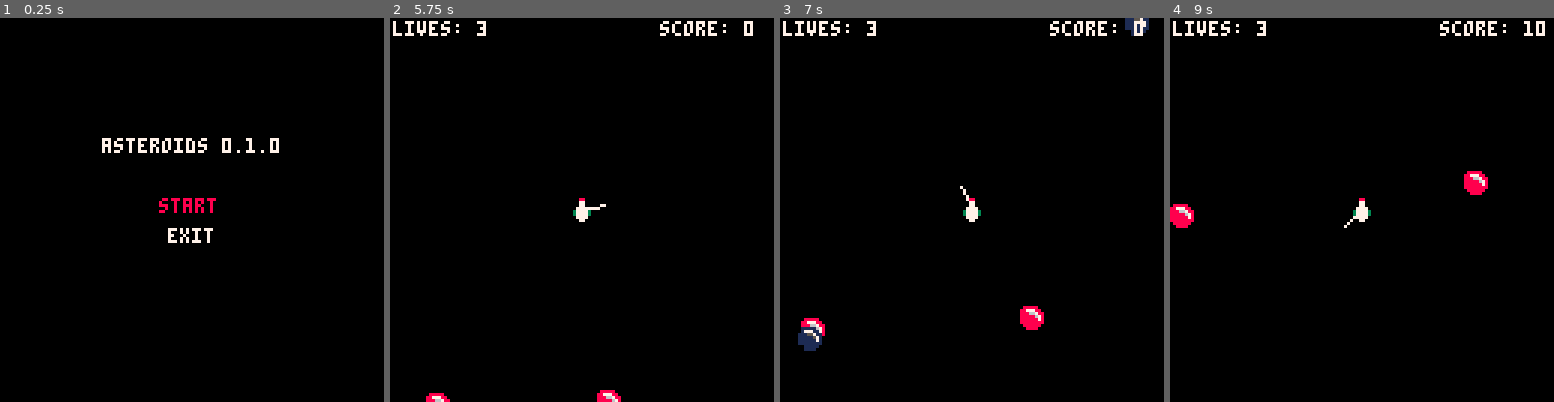
Above: before the commit, frames 1-4 (left to right).
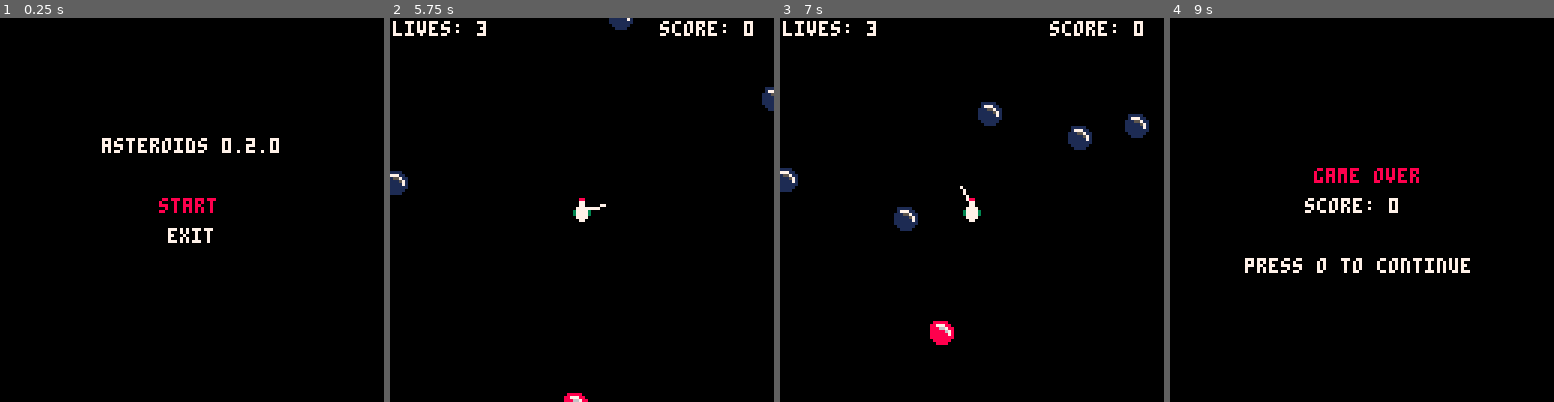
Above: after the commit, the same moments.

Repository: crodriguezprieto/P8-ASTEROIDS
Game: PICO-8 cartridge asteroids.p8
Same seed, same stepped clock (60 frames per second), same inputs: the game is played once before the commit and once after it.
Inputs:
- Up to frame 1 (0.25 s): no input
- Up to frame 2 (5.75 s): tap X (X key) at 0.33, 1.07, 1.85, 2.97, 4.08, 5.2 s; hold Right 1.6-2.1 s; hold Up 2.15-2.42 s; hold Right 2.47-3.03 s; hold Left 3.08-3.58 s; hold Down 3.63-3.97 s; hold Right 4.02-4.68 s; hold Up 4.73-5.03 s; hold Left 5.08-5.68 s; hold Down from 5.73 s (still down)
- Up to frame 3 (7 s): release Down at 6.03 s; hold Right 6.08-6.58 s; tap X (X key) at 6.32 s; hold Right from 6.63 s (still down)
- Up to frame 4 (9 s): release Right at 7.13 s; hold Up 7.18-7.45 s; tap X (X key) at 7.43, 8.55 s; hold Right 7.5-8.07 s; hold Left 8.12-8.62 s; hold Down from 8.67 s (still down)

The runs differ from the first frame. In frame 1, less than 0.1% of the frame differs, in the area x 64-67%, y 31-35%; in frame 2, 1.0%; in frame 3, 2.9%; in frame 4, 3.4%, in the area x 0-98%, y 0-67%.

Commit message:
implement cone-based trajectory for asteroids

Diff:
--- a/asteroids.p8
+++ b/asteroids.p8
@@ -12,7 +12,7 @@
 
 -- init function
 function _init()
-  version = "0.1.0"
+  version = "0.2.0"
   rocks = {}
   bullets = {}
 
@@ -22,7 +22,7 @@
     y = 64,
     spr = 1,       -- sprite
     ang = -3.14/2, -- initial angle (pointing upwards)
-    spd = 10,     -- bullet speed
+    spd = 10,      -- bullet speed
     lives = 3,
     shoot_timer = 0
   }
@@ -48,6 +48,11 @@
   game_state = "cooldown"
 end
 
+-- calculates the angle towards point 2
+function get_angle(x1, y1, x2, y2)
+  return atan2(x2 - x1, y2 - y1)
+end
+
 -- spawn rock function
 function spawn_rock()
   local rock = {
@@ -61,7 +66,7 @@
     rock.spr = 3 -- roca roja
   end
 
-  -- spawns from outside of the screen
+  -- spawns from off-screen
   local side = flr(rnd(4))
   if side == 0 then -- from above
     rock.x = rnd(128)
@@ -77,11 +82,26 @@
     rock.y = rnd(128)
   end
 
-  -- random direction and speed
-  local ang = rnd(3.14*2) -- random angle in radians
-  local spd = 0.5 + rnd(0.5) -- random speed
-  rock.dx = cos(ang) * spd
-  rock.dy = sin(ang) * spd
+  -- defining two main points A and B (read notes/specification)
+  local target_a = {x=0, y=64}
+  local target_b = {x=127, y=64}
+
+  -- calculates both directions towards point A and point B, generating a cone
+  local ang1 = get_angle(rock.x, rock.y, target_a.x, target_a.y)
+  local ang2 = get_angle(rock.x, rock.y, target_b.x, target_b.y)
+
+  -- choosing a random angle INSIDE this cone
+  -- this logic assures it works even if the angles cross the 0|1 point (read notes/specification)
+  local diff = ang2 - ang1
+  if diff > 0.5 then diff -= 1 end
+  if diff < -0.5 then diff += 1 end
+
+  local final_ang = ang1 + rnd(diff)
+
+  -- 4. Aplicamos el ángulo y una velocidad aleatoria
+  local spd = 0.5 + rnd(1) -- random speed between 0 and 1
+  rock.dx = cos(final_ang) * spd
+  rock.dy = sin(final_ang) * spd
 
   add(rocks, rock)
 end
@@ -187,7 +207,7 @@
     local bullet = {
       x = player.x + cos(player.ang)*4, -- 4 pixels ahead of the ship
       y = player.y + sin(player.ang)*4,
-      dx = cos(player.ang) * player.spd, -- next position. +speed <-> -sprites and less time to leave the visible screen
+      dx = cos(player.ang) * player.spd, -- next position. (+speed <--> -sprites) and less time to go off-screen
       dy = sin(player.ang) * player.spd,
       spr = 4,
       r = 2 -- hitbox radius
@@ -263,7 +283,7 @@
 function draw_game()
   -- draws spaceship
   spr(player.spr, player.x-4, player.y-4)
-  -- draws provisional "cannon" to watch the aim direction
+  -- draws provisional "cannon" to watch the aim direction, 8 is de line size
   line(player.x, player.y, player.x + cos(player.ang)*8, player.y + sin(player.ang)*8, 7)
 
   -- draws bullets
@@ -298,12 +318,12 @@
 end
 __gfx__
 00000000000880000111110008888800000000000000000000000000000000000000000000000000000000000000000000000000000000000000000000000000
-00000000000770000177711088777880000880000000000000000000000000000000000000000000000000000000000000000000000000000000000000000000
-00000000000770001115571188866788000880000000000000000000000000000000000000000000000000000000000000000000000000000000000000000000
+00000000000770000177711088777880000770000000000000000000000000000000000000000000000000000000000000000000000000000000000000000000
+00000000000770001115571188866788000770000000000000000000000000000000000000000000000000000000000000000000000000000000000000000000
 00000000007777001111157188888678000000000000000000000000000000000000000000000000000000000000000000000000000000000000000000000000
 00000000037777301111117188888878000000000000000000000000000000000000000000000000000000000000000000000000000000000000000000000000
 00000000037777301111111188888888000000000000000000000000000000000000000000000000000000000000000000000000000000000000000000000000
-00000000007777000011111008888880000000000000000000000000000000000000000000000000000000000000000000000000000000000000000000000000
+00000000007777000111111008888880000000000000000000000000000000000000000000000000000000000000000000000000000000000000000000000000
 00000000000770000011110000888800000000000000000000000000000000000000000000000000000000000000000000000000000000000000000000000000
 __gff__
 0001000000000000000000000000000000000000000000000000000000000000000000000000000000000000000000000000000000000000000000000000000000000000000000000000000000000000000000000000000000000000000000000000000000000000000000000000000000000000000000000000000000000000
Not shown, changed: CHANGELOG.md
Not shown, changed: FUTURE_UPDATES.md
